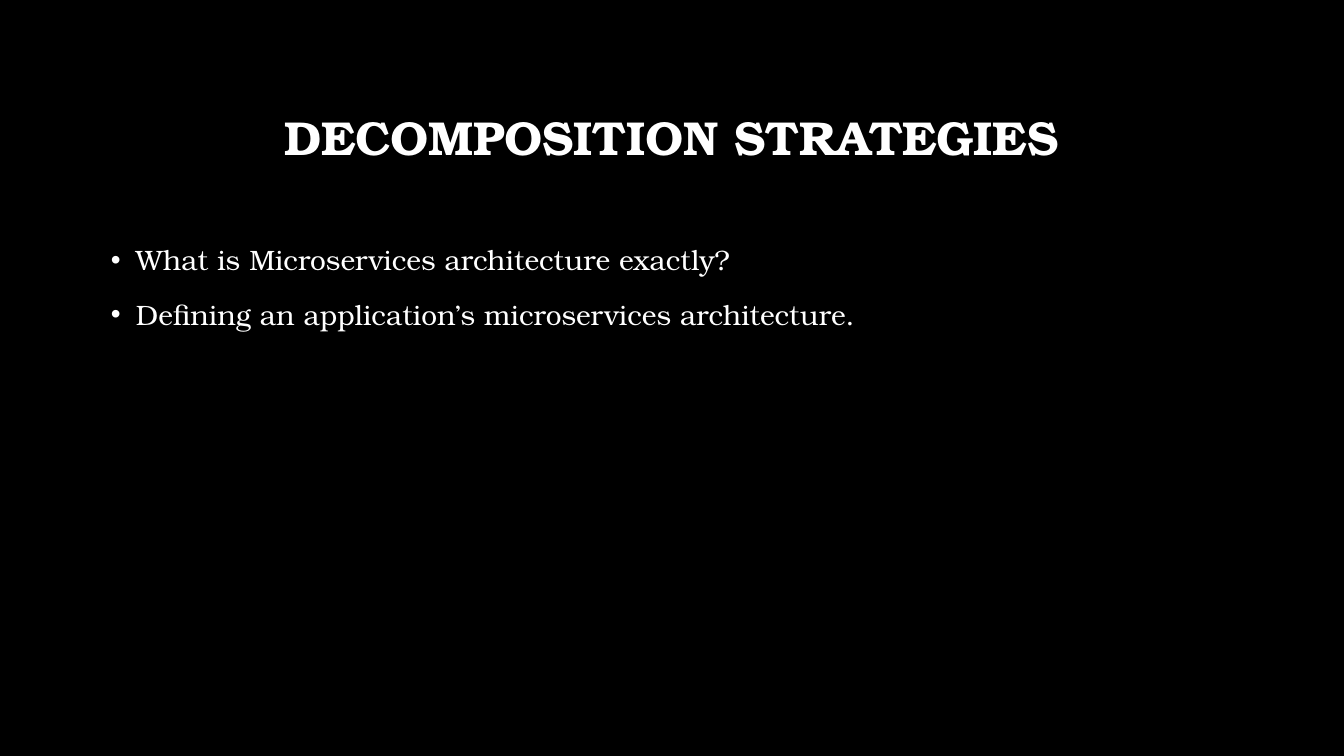
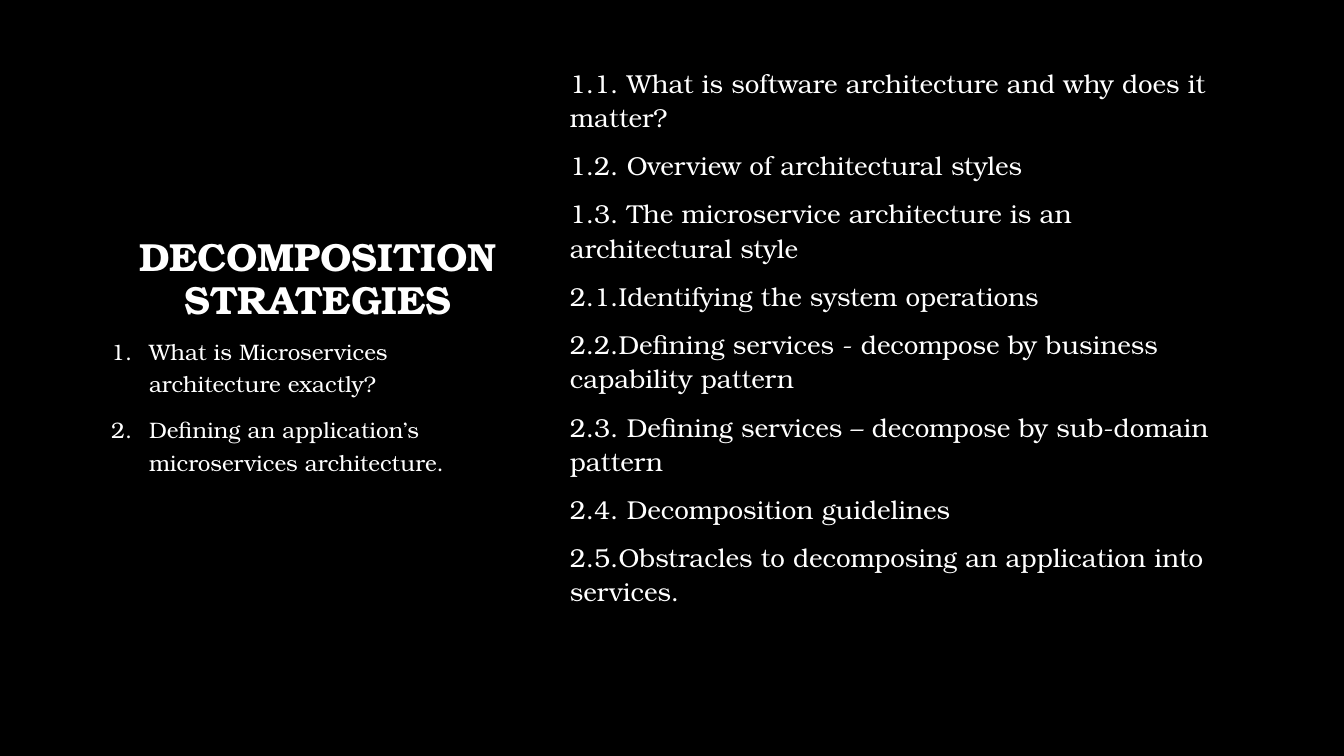
Before and after one commit to BharadwajMamidisetti/m5s8, a slide deck: slide 2 of docs/presentations/Microservices.pptx. Drawn at 1344x756 pixels with LibreOffice and Linux fonts; fonts in the diff are those of the drawing; background and template pictures are left out. Boxes give left, top, right and bottom in pixels: in the first picture for what was removed or moved away, otherwise in the second. Text is boxed around its words. In the diff, an @@ line names an element or a change of style, - is before the commit and + after.

```diff
--- a/docs/presentations/Microservices.pptx
+++ b/docs/presentations/Microservices.pptx
@@ title "DECOMPOSITION STRATEGIES" at <box>139,243,497,315</box>: size 34 to 28 pt; vertical alignment middle to bottom @@
@@ text added at <box>570,74,1208,602</box>, 18.5 pt, text #FFFFFF @@
+1.1. What is software architecture and why does it matter?
+1.2. Overview of architectural styles
+1.3. The microservice architecture is an architectural style
+2.1.Identifying the system operations
+2.2.Defining services - decompose by business capability pattern
+2.3. Defining services – decompose by sub-domain pattern
+2.4. Decomposition guidelines
+2.5.Obstracles to decomposing an application into services.
@@ text "What is Microservices architecture exactly?": place and size @@
-text "What is Microservices architecture exactly?" at <box>136,250,855,331</box>
+text "What is Microservices architecture exactly?" at <box>149,344,444,472</box>
@@ text "What is Microservices architecture exactly?" at <box>149,344,444,472</box>: size 20 to 16 pt; bullet • to 1. @@
```
Also in this commit, not shown: 4 other slides changed, 12 slides added.
